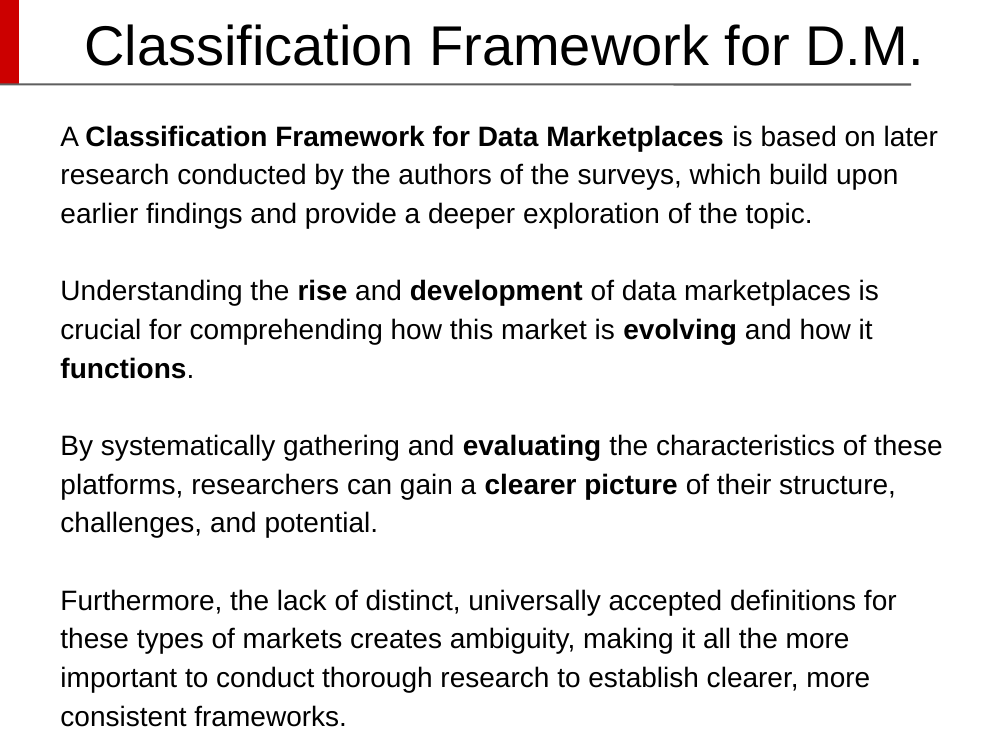
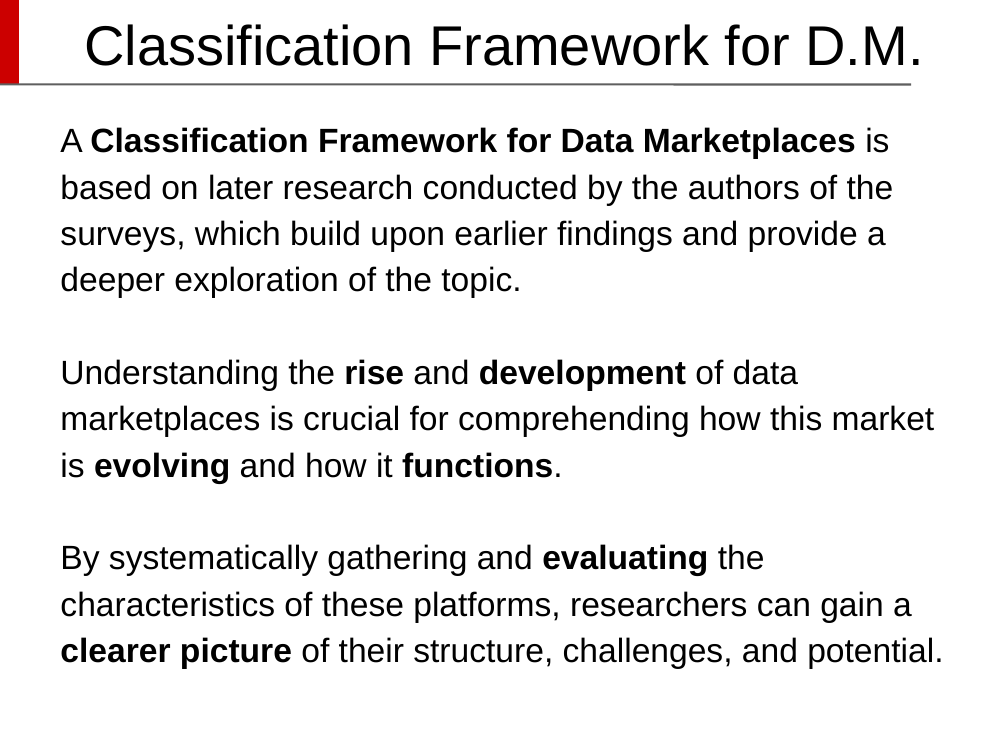
Before and after one commit to DavideDeRosa/cs_master, a slide deck: slide 7 of Complementi_basi_di_dati/Progetto/Davide De Rosa - Presentazione CBD.pptx. Drawn at 1008x756 pixels with LibreOffice and Linux fonts; fonts in the diff are those of the drawing; background and template pictures are left out. Boxes give left, top, right and bottom in pixels: in the first picture for what was removed or moved away, otherwise in the second. Text is boxed around its words. In the diff, an @@ line names an element or a change of style, - is before the commit and + after.

```diff
--- a/Complementi_basi_di_dati/Progetto/Davide De Rosa - Presentazione CBD.pptx
+++ b/Complementi_basi_di_dati/Progetto/Davide De Rosa - Presentazione CBD.pptx
@@ text "A Classification Framework for Data ..." at box(60, 127, 943, 669): size 20 to 24 pt @@
@@ text at box(60, 589, 897, 692): paragraph removed @@
-Furthermore, the lack of distinct, universally accepted definitions for these types of markets creates ambiguity, making it all the more important to conduct thorough research to establish clearer, more consistent frameworks.
```
Also in this commit, not shown: 23 other slides changed, 8 slides removed, 1 other file.
